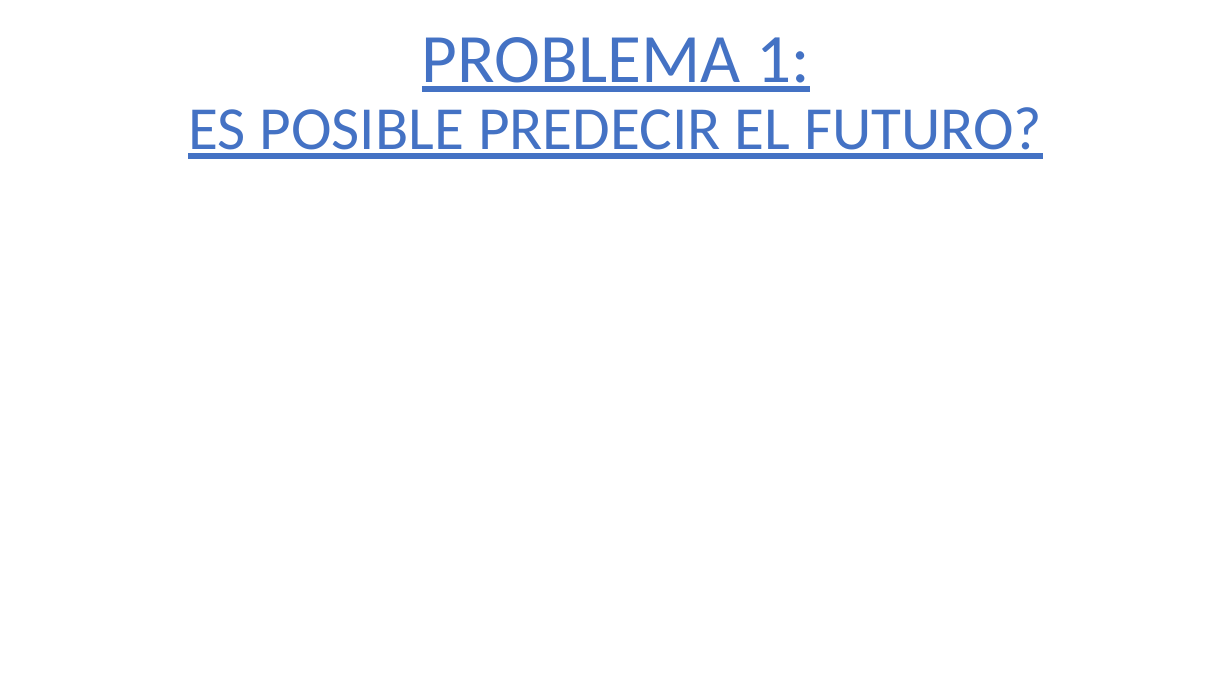
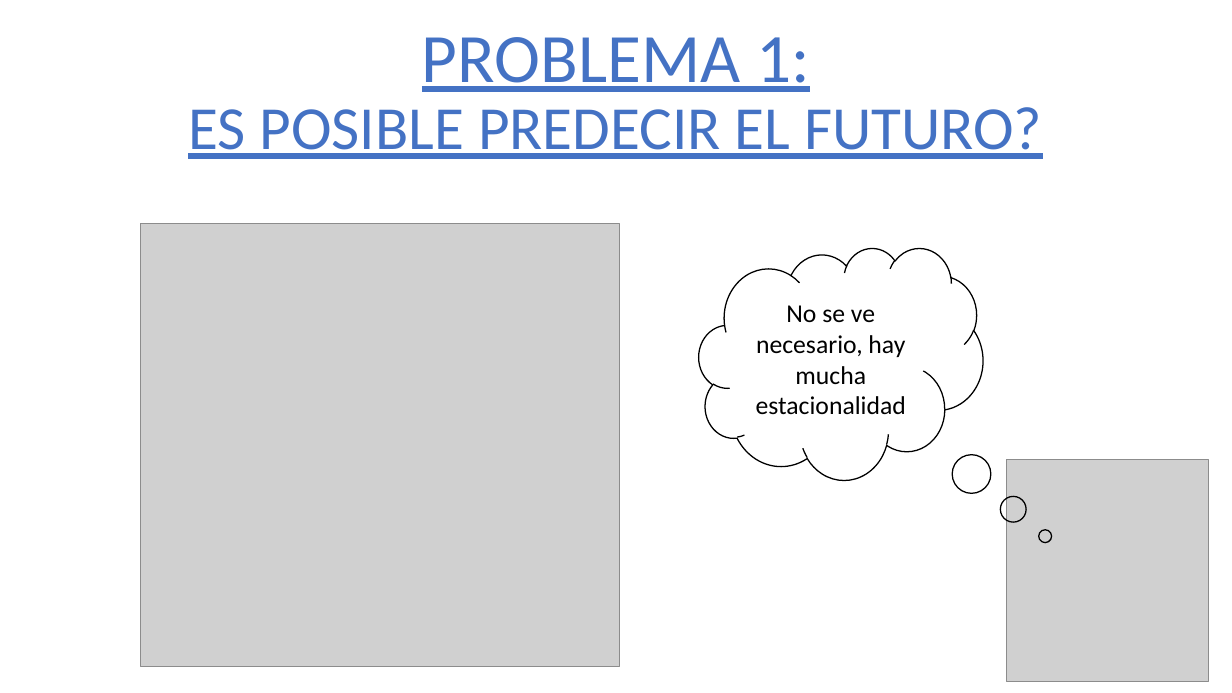
Before and after one commit to 75Engel/Estimacion_tipologia_usuarios_Servicios_Sociales_Ayto_Madrid, a slide deck: slide 9 of Presentacion_projecto.pptx (slide 8 before the commit). Drawn at 1232x693 pixels with LibreOffice and Linux fonts; fonts in the diff are those of the drawing; grey boxes stand for pictures; background and template pictures are left out. Boxes give left, top, right and bottom in pixels: in the first picture for what was removed or moved away, otherwise in the second. Text is boxed around its words. In the diff, an @@ line names an element or a change of style, - is before the commit and + after.

```diff
--- a/Presentacion_projecto.pptx
+++ b/Presentacion_projecto.pptx
@@ picture added at (x1=141, y1=224, x2=620, y2=666) @@
@@ thought cloud added at (x1=699, y1=248, x2=982, y2=480), outline #000000 1 pt, 20 pt, text #000000 @@
+No se ve necesario, hay mucha estacionalidad
@@ picture added at (x1=1007, y1=460, x2=1209, y2=683) @@
```
Also in this commit, not shown: 10 other slides changed, 3 slides added, 6 slides removed, 7 other files.
